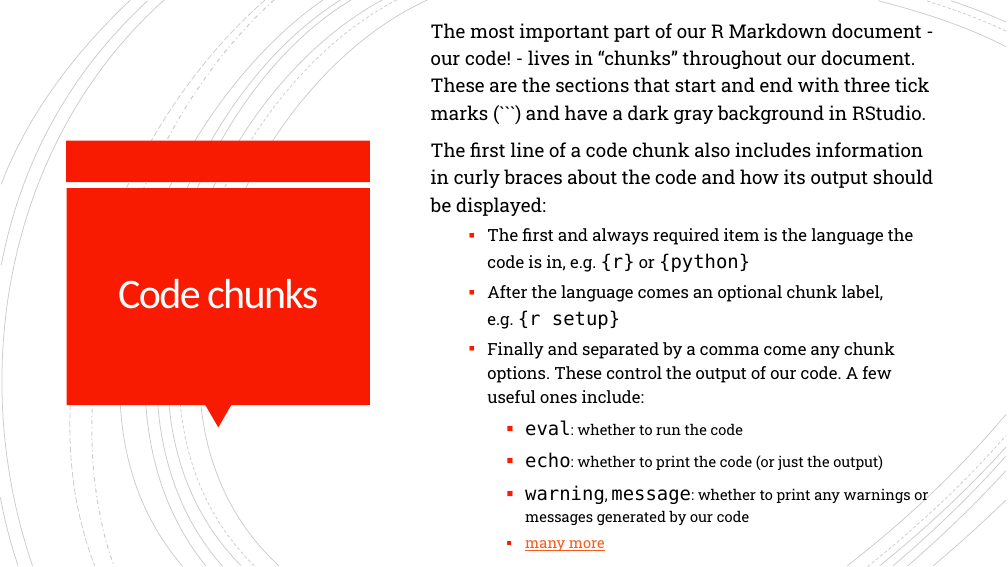
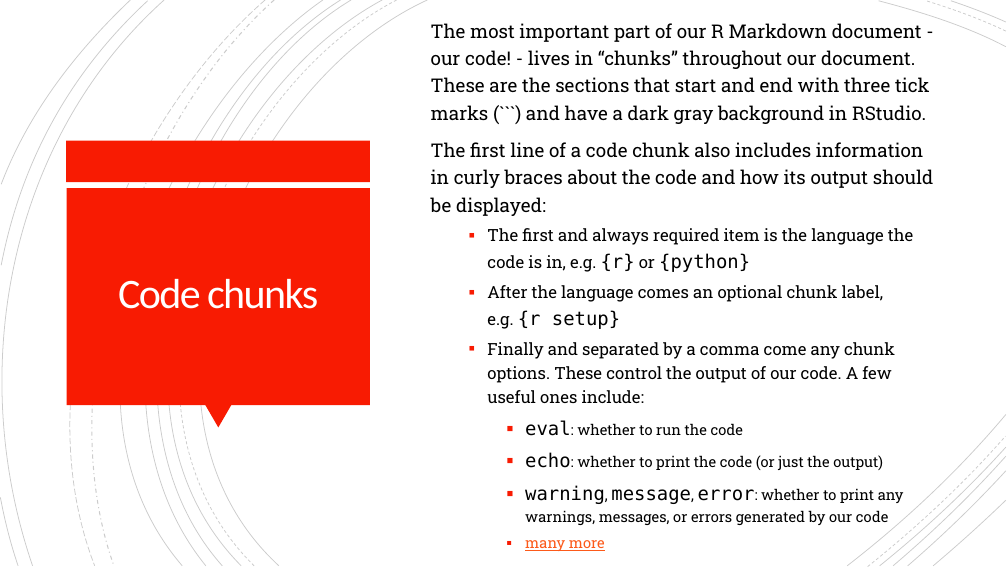
Before and after one commit to nrohr/learn-rmd, a slide deck: slide 5 of 03_rmarkdown/03c_ppt.pptx. Drawn at 1008x567 pixels with LibreOffice and Linux fonts; fonts in the diff are those of the drawing. Boxes give left, top, right and bottom in pixels: in the first picture for what was removed or moved away, otherwise in the second. Text is boxed around its words. In the diff, an @@ line names an element or a change of style, - is before the commit and + after.

```diff
--- a/03_rmarkdown/03c_ppt.pptx
+++ b/03_rmarkdown/03c_ppt.pptx
@@ text at (525, 485, 904, 525): text changed @@
-    ▪ warning, message: whether to print any warnings or messages generated by our code
+    ▪ warning, message, error: whether to print any warnings, messages, or errors generated by our code
```
Also in this commit, not shown: 1 slide added, 9 other files.
